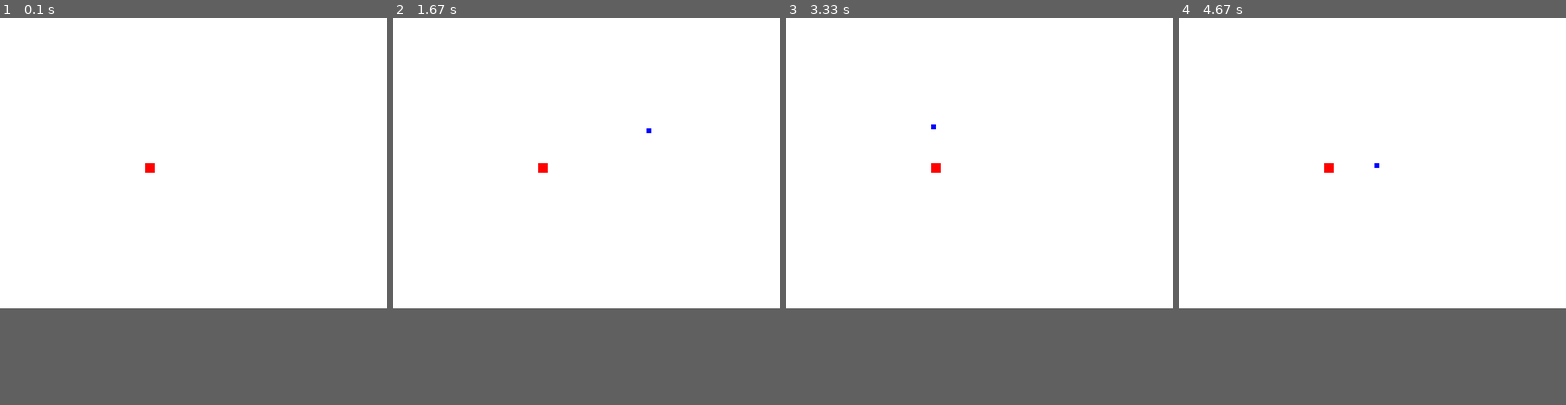
Above: before the commit, frames 1-4 (left to right).
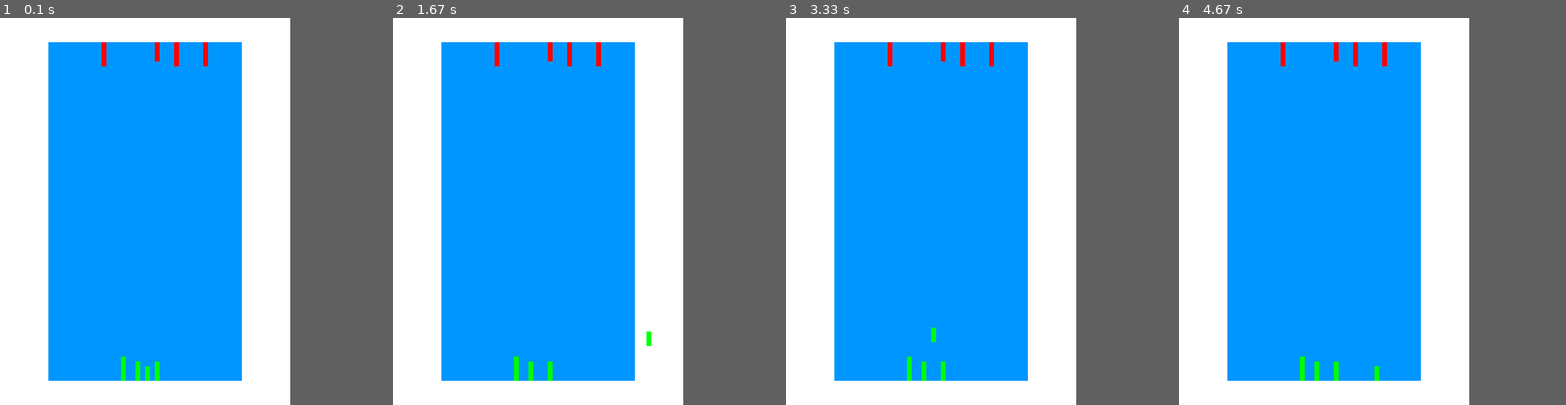
Above: after the commit, the same moments.

Repository: Aroosen/ProjectPygame
Game: pygame game, started from TestProject.py
Same seed, same stepped clock (60 frames per second), same inputs: the game is played once before the commit and once after it.
Inputs:
- Up to frame 1 (0.1 s): no input
- Up to frame 2 (1.67 s): hold Right 0.33-0.8 s; hold Up 0.83-1.13 s; hold Right 1.17-1.63 s
- Up to frame 3 (3.33 s): hold Left 1.67-2.2 s; hold Down 2.23-2.53 s; hold Left 2.57-2.97 s; hold Up from 3 s (still down)
- Up to frame 4 (4.67 s): release Up at 3.37 s; hold Right 3.4-4.03 s; hold Down 4.07-4.43 s; hold Left from 4.47 s (still down)
In our replay, the window is 800x600 before the commit and 600x800 after it. These sizes can differ from the game's own. Grey fills any space a smaller window leaves; there, only what the larger window draws over its background counts as a difference.

The runs differ from the first frame. In frame 1, 44% of the frame differs, in the area x 12-63%, y 6-94%; in frame 2, 44%, in the area x 12-67%, y 6-94%; in frame 3, 44%; in frame 4, 44%.

Commit message:
Template bordspel met 1 beweegbaar 'bootje'

Diff:
--- a/TestProject.py
+++ b/TestProject.py
@@ -5,21 +5,22 @@
 
 pygame.init()
 
+#below are the definitions of the colours white, black, red, green and blue you can use them by name
 white = (255,255,255)
 black = (0,0,0)
 red = (255,0,0)
 green = (0,255,0)
-blue = (0,0,255)
+blue = (0,150,255)
 
-gameScreen = pygame.display.set_mode((800,600))
-pygame.display.set_caption('Test')
+gameScreen = pygame.display.set_mode((600,800))    #resolution of the screen set to x, x pixels you can use 1920,1080 for full screen if you have a 1080p screen
+pygame.display.set_caption('boardgame')                  #this is the name of the window. feel free to change it and see what happens (with change i mean everything in between ' ')
 
 gameExit = False
 
-lead_x = 300
-lead_y = 300
+lead_x = 300                                        #important for movement of selected block
+lead_y = 720
 
-lead_y_change = 0
+lead_y_change = 0                               #necessary for continuous movement by holding down a key
 lead_x_change = 0
 
 
@@ -52,11 +53,23 @@
 
 
     gameScreen.fill(white)
-    pygame.draw.rect(gameScreen, blue, [lead_x, lead_y,10,10])           #() <- placement of the image
-    pygame.draw.rect(gameScreen, red, [300,300, 20, 20])
+
+    pygame.draw.rect(gameScreen, blue, [100, 50, 400, 700])
+
+    pygame.draw.rect(gameScreen, green, [lead_x, lead_y,10,30])           #() <- placement of the image
+    pygame.draw.rect(gameScreen, green, [280,710, 10, 40])                  #also placement of the image but this one is static, hence the 280,300 <- positioned by x and y coordinates of pixel
+    pygame.draw.rect(gameScreen, green, [250,700,10,50])
+    pygame.draw.rect(gameScreen, green, [320,710,10,40])
+
+    pygame.draw.rect(gameScreen, red, [320, 50, 10, 40])
+    pygame.draw.rect(gameScreen, red, [420, 50, 10, 50])
+    pygame.draw.rect(gameScreen, red, [360, 50, 10, 50])
+    pygame.draw.rect(gameScreen, red, [210, 50, 10, 50])
+
+
     pygame.display.update()
 
-    clock.tick(120)
+    clock.tick(120)                                                        #frames per second (fps) counter linked to the movement in lead_x_change and lead_y_change in lines 36 to 42 (preferably change the movement for faster
 
 pygame.quit()
 quit()
